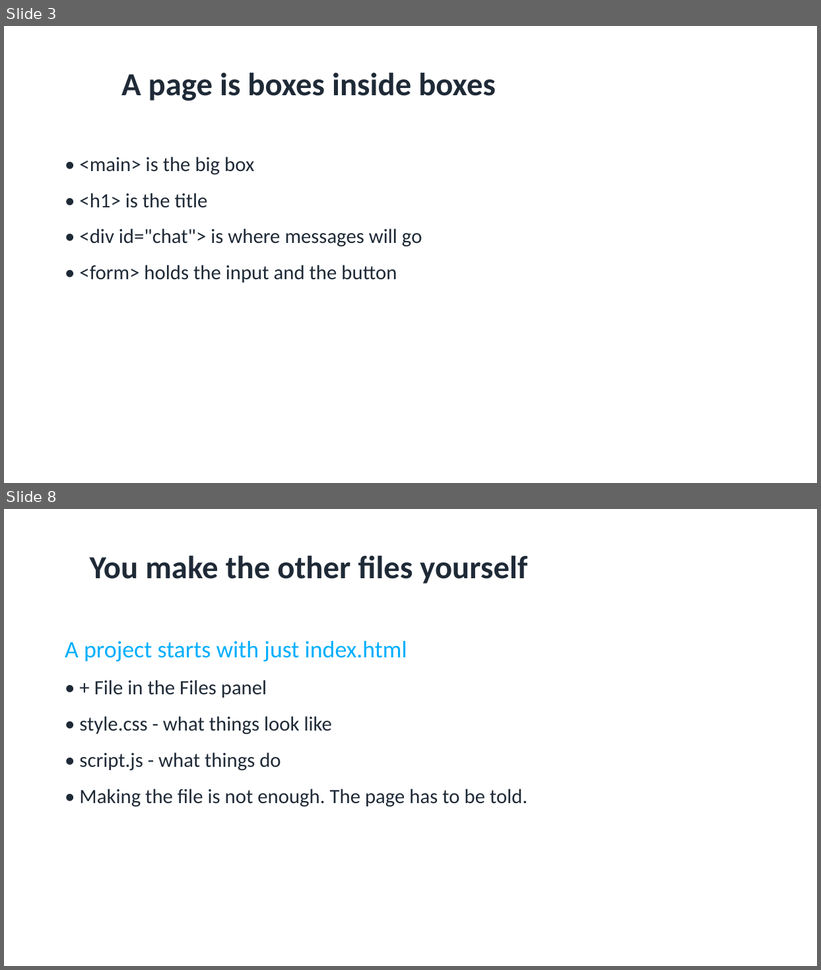
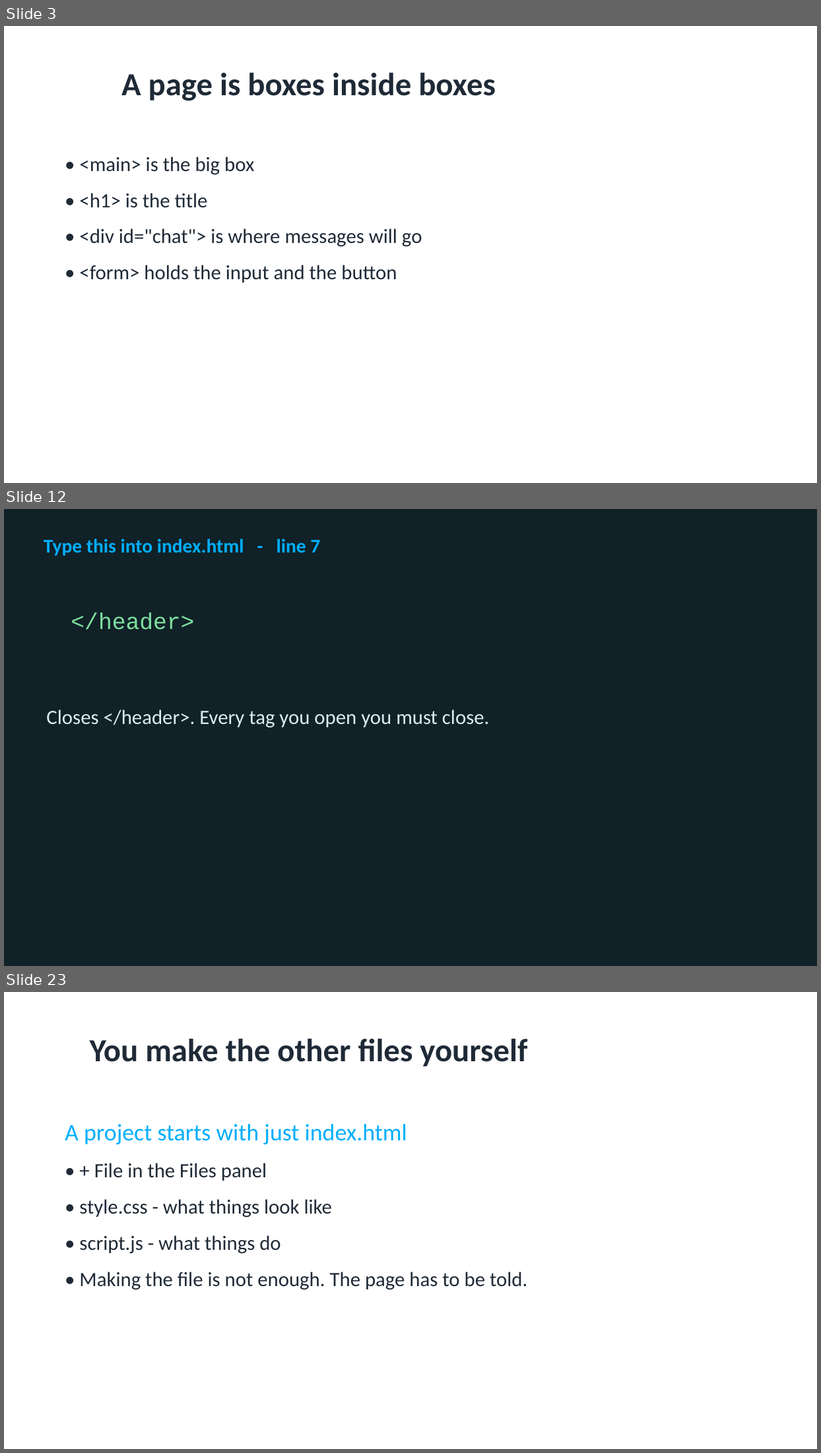
Before and after one commit to utgapps/utgapps.github.io, a slide deck: ai101/slides/week-01.pptx. Shown one above the other, each under a label of ours: slides 3 and 8 before the commit, slides 3, 12 and 23 after it; the slides between them are not shown. The pictures are 821x970 and 821x1453 pixels, drawn with LibreOffice and Linux fonts; fonts in the diff are those of the drawing. Boxes give left, top, right and bottom in pixels: in the first picture for what was removed or moved away, otherwise in the second. Text is boxed around its words. In the diff, an @@ line names an element or a change of style, - is before the commit and + after.

```diff
--- a/ai101/slides/week-01.pptx
+++ b/ai101/slides/week-01.pptx
@@ slide 12 added at [4,509,817,966], background #102127 @@
@@ text added at [44,539,320,556], 23 pt, text #01AEFD, bold @@
+Type this into index.html - line 7
@@ text added at [71,613,194,630], 27 pt, text #7FE0A0 @@
+</header>
@@ text added at [46,710,489,728], 24 pt, text #DCECEF @@
+Closes </header>. Every tag you open you must close.
@@ what was slide 8 is now slide 23 @@
```
Also in this commit, not shown: 1 slide changed, 82 other slides added, 10 slides removed, 32 other files.
